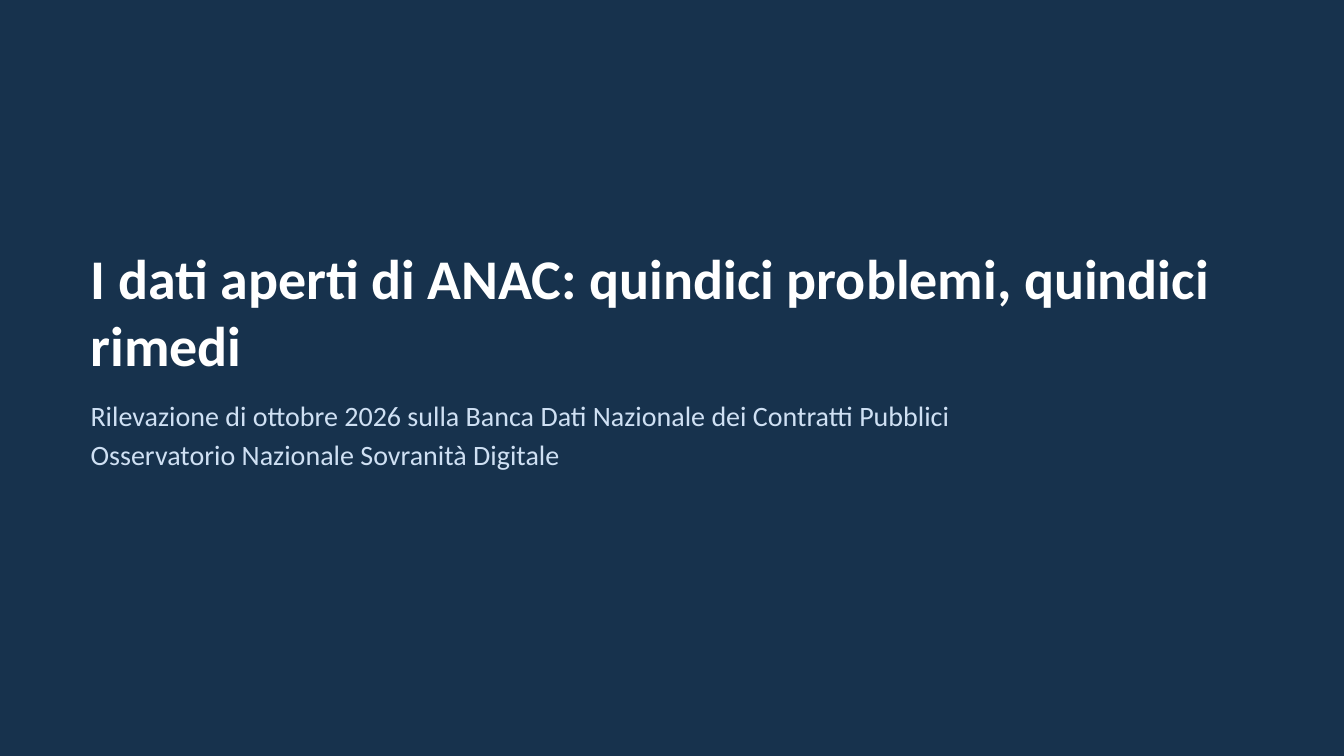
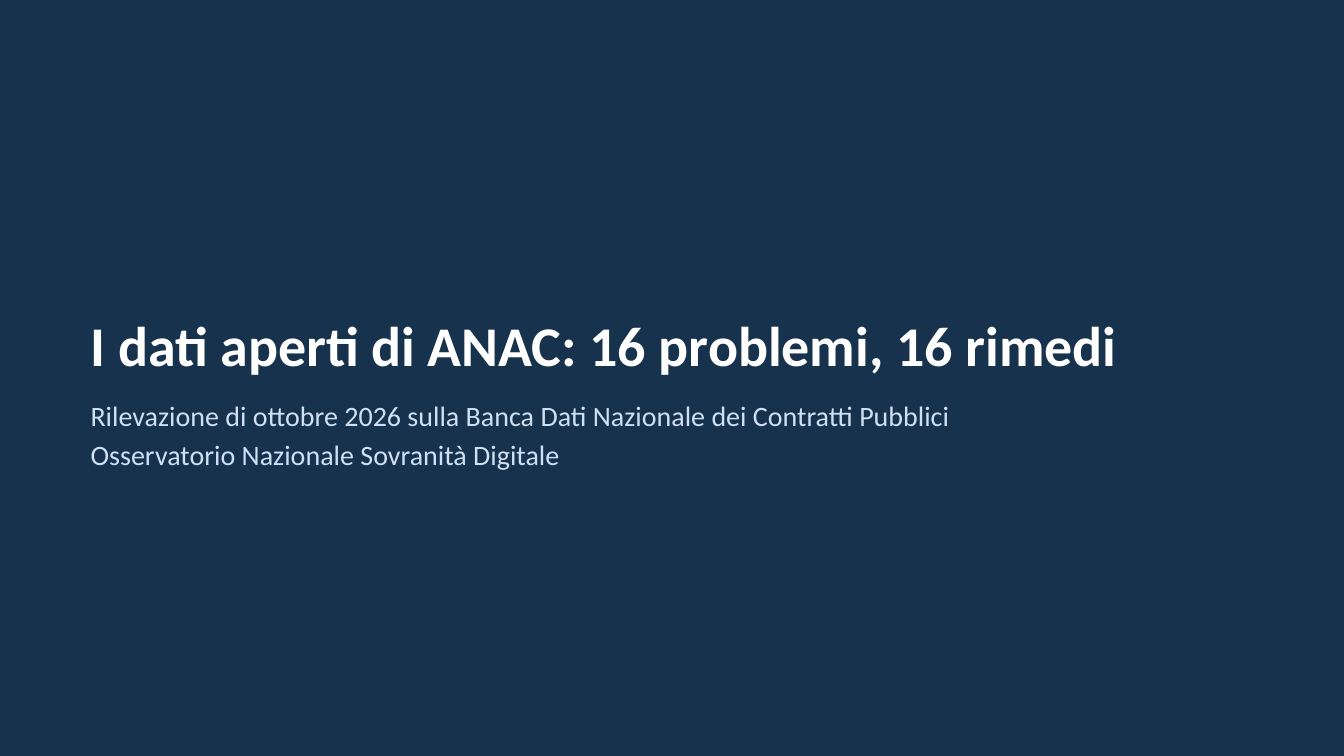
Before and after one commit to mxmap-it/analisi-spesa-ict, a slide deck: slide 1 of report/anac/presentazione-anac-2026-10.pptx. Drawn at 1344x756 pixels with LibreOffice and Linux fonts; fonts in the diff are those of the drawing. Boxes give left, top, right and bottom in pixels: in the first picture for what was removed or moved away, otherwise in the second. Text is boxed around its words. In the diff, an @@ line names an element or a change of style, - is before the commit and + after.

```diff
--- a/report/anac/presentazione-anac-2026-10.pptx
+++ b/report/anac/presentazione-anac-2026-10.pptx
@@ title at box(91, 326, 1117, 375): text changed @@
-I dati aperti di ANAC: quindici problemi, quindici rimedi
+I dati aperti di ANAC: 16 problemi, 16 rimedi
```
Also in this commit, not shown: 2 other slides changed, 9 other files.
